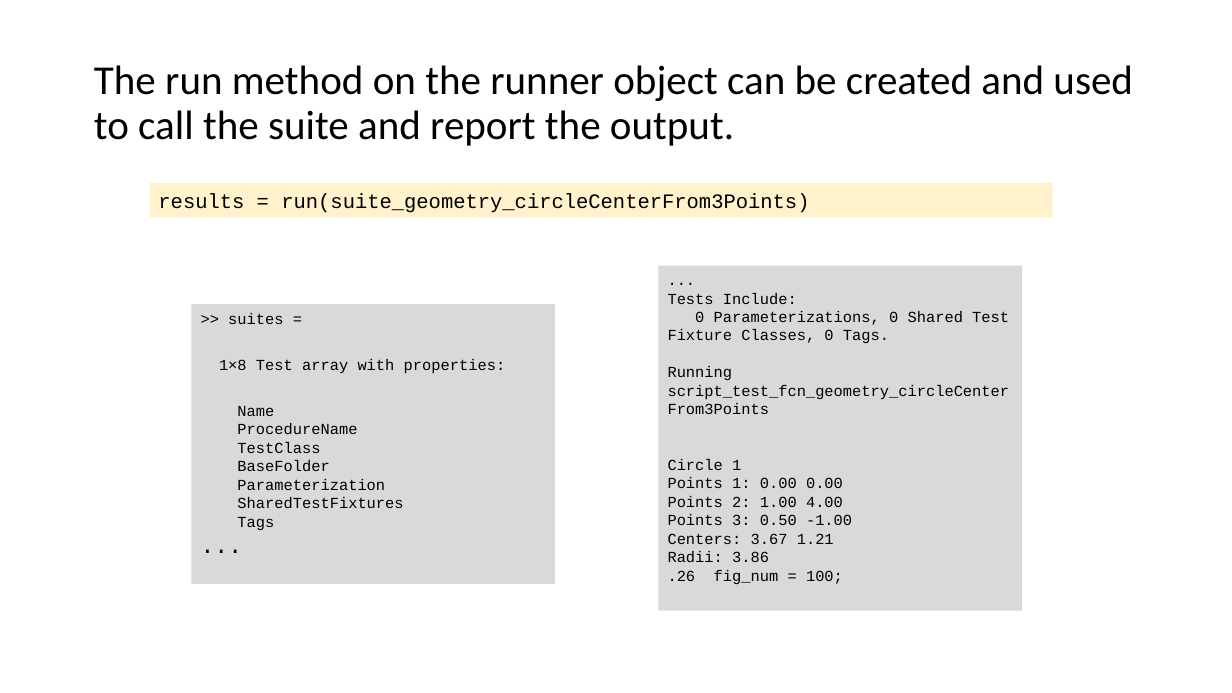
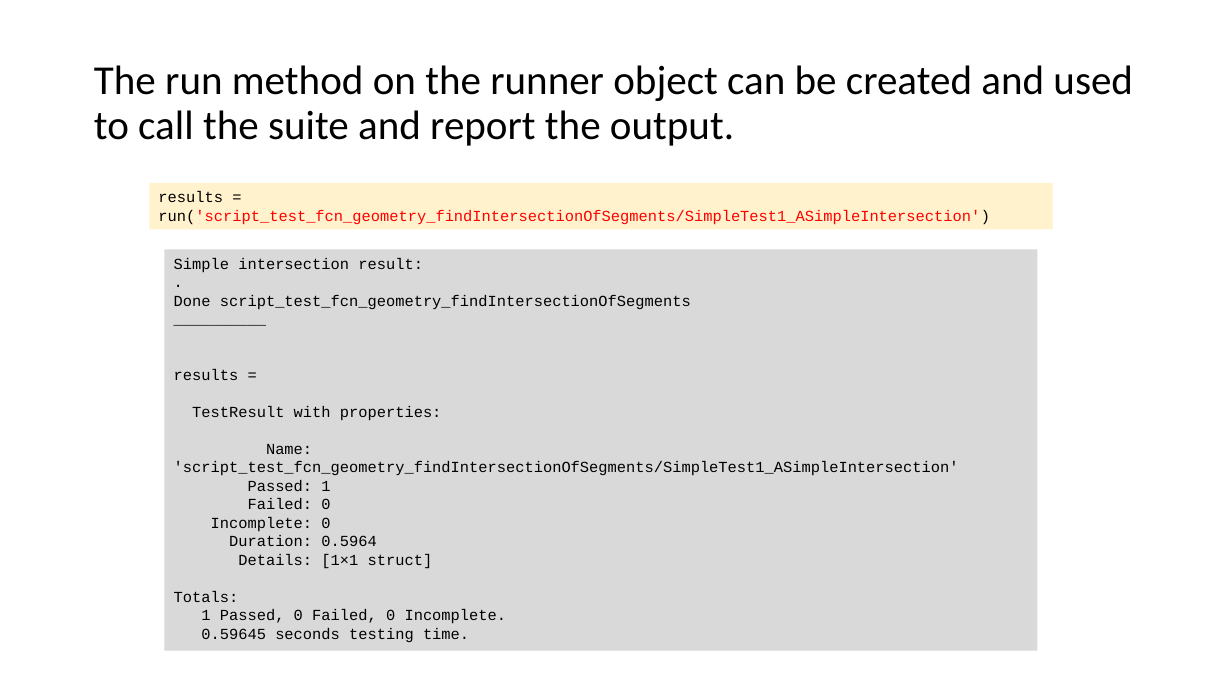
Before and after one commit to ivsg-psu/Errata_Tutorials_DebugTools, a slide deck: slide 9 of Documents/IVSG_unit_testing_and_TDD.pptx. Drawn at 1232x693 pixels with LibreOffice and Linux fonts; fonts in the diff are those of the drawing. Boxes give left, top, right and bottom in pixels: in the first picture for what was removed or moved away, otherwise in the second. Text is boxed around its words. In the diff, an @@ line names an element or a change of style, - is before the commit and + after.

Commit message:
adding better depiction of test runner output

```diff
--- a/Documents/IVSG_unit_testing_and_TDD.pptx
+++ b/Documents/IVSG_unit_testing_and_TDD.pptx
@@ rectangle "results = run('script_test_fcn_geometry_findIntersectionOfSe ...": place and size @@
-rectangle "results = run('script_test_fcn_geometry_findIntersectionOfSe ..." at box(150, 183, 1054, 217)
+rectangle "results = run('script_test_fcn_geometry_findIntersectionOfSe ..." at box(150, 183, 1054, 229)
@@ text in rectangle at box(158, 191, 990, 225): text changed; size 16 to 12 pt; text colour #000000 to #FF0000 @@
-results = run(suite_geometry_circleCenterFrom3Points)
+results = run('script_test_fcn_geometry_findIntersectionOfSegments/SimpleTest1_ASimpleIntersection')
@@ rectangle "Simple intersection result:": place and size @@
-rectangle "Simple intersection result:" at box(191, 304, 555, 584)
+rectangle "Simple intersection result:" at box(165, 250, 1038, 651)
@@ text in rectangle at box(174, 258, 959, 642): text changed @@
->> suites =
-1×8 Test array with properties:
-Name
-ProcedureName
-TestClass
-BaseFolder
-Parameterization
-SharedTestFixtures
-Tags
-...
+Simple intersection result:
+.
+Done script_test_fcn_geometry_findIntersectionOfSegments
+__________
+results =
+TestResult with properties:
+Name: 'script_test_fcn_geometry_findIntersectionOfSegments/SimpleTest1_ASimpleIntersection'
+Passed: 1
+Failed: 0
+Incomplete: 0
+Duration: 0.5964
+Details: [1×1 struct]
+Totals:
+1 Passed, 0 Failed, 0 Incomplete.
+0.59645 seconds testing time.
@@ rectangle removed at box(658, 265, 1021, 611) @@
-...
-Tests Include:
-0 Parameterizations, 0 Shared Test Fixture Classes, 0 Tags.
-Running script_test_fcn_geometry_circleCenterFrom3Points
-Circle 1
-Points 1: 0.00 0.00
-Points 2: 1.00 4.00
-Points 3: 0.50 -1.00
-Centers: 3.67 1.21
-Radii: 3.86
-.26 fig_num = 100;
```
Also in this commit, not shown: 6 other slides changed, 3 slides added, 1 slide removed.
